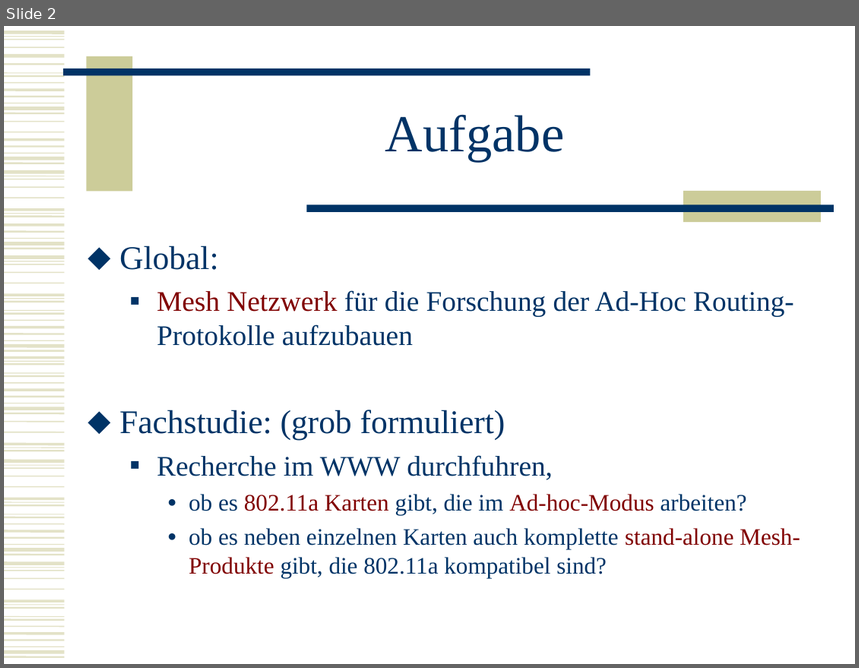
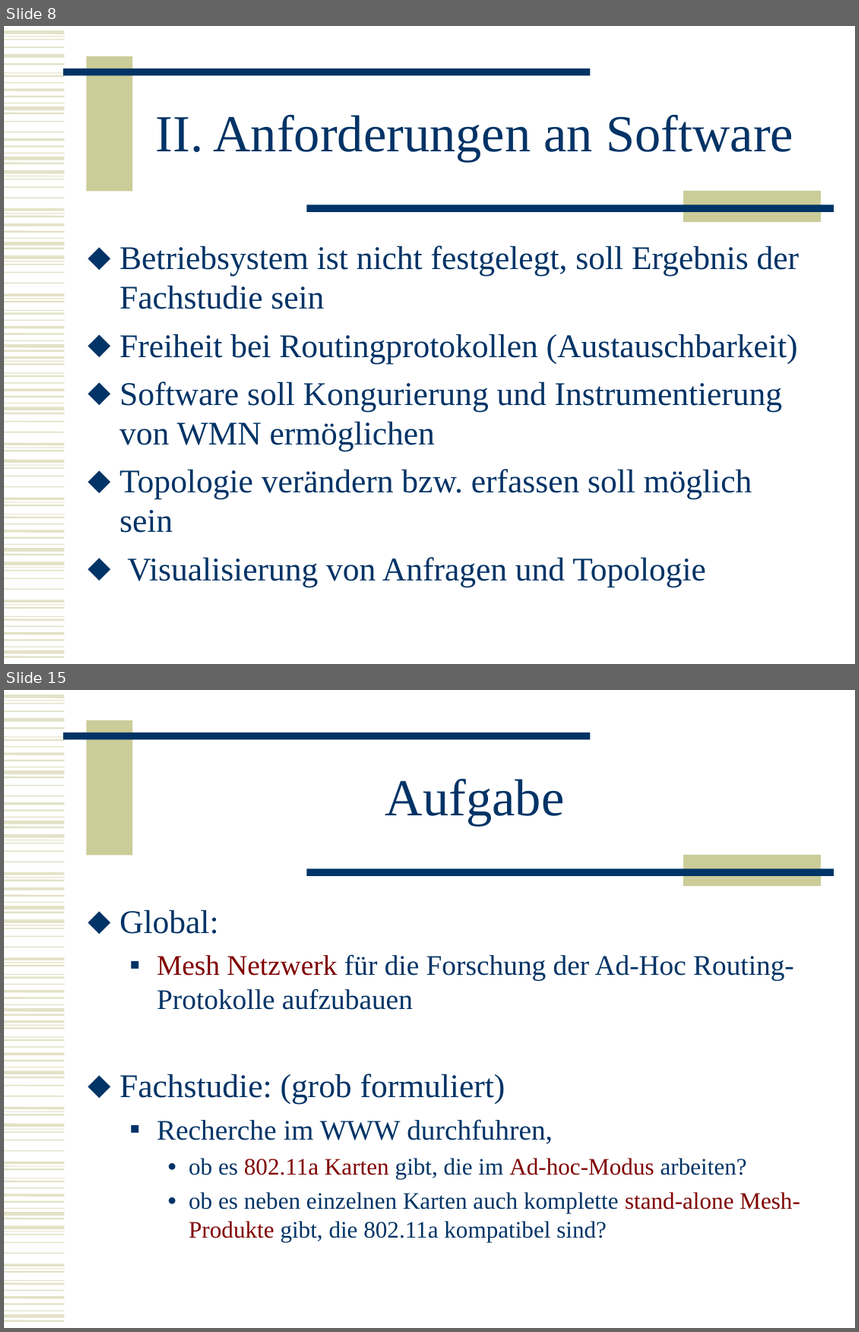
Before and after one commit to BackupTheBerlios/mesh2nexus-svn, a slide deck: documents/folien/MeshNew.ppt. Shown one above the other, each under a label of ours: slide 2 before the commit, slides 8 and 15 after it; the slides between them are not shown. The pictures are 859x668 and 859x1332 pixels, drawn with LibreOffice and Linux fonts; fonts in the diff are those of the drawing. Boxes give left, top, right and bottom in pixels: in the first picture for what was removed or moved away, otherwise in the second. Text is boxed around its words. In the diff, an @@ line names an element or a change of style, - is before the commit and + after.

```diff
--- a/documents/folien/MeshNew.ppt
+++ b/documents/folien/MeshNew.ppt
@@ slide 8 added at [4,26,855,664], background #FFFFFF; not listed: 102 template elements that a slide beside it also shows @@
@@ title added at [155,115,794,162], 44 pt, text #003366 @@
+II. Anforderungen an Software
@@ text added at [120,246,800,587], 28 pt, text #003366 @@
+⬥ Betriebsystem ist nicht festgelegt, soll Ergebnis der Fachstudie sein
+⬥ Freiheit bei Routingprotokollen (Austauschbarkeit)
+⬥ Software soll Kongurierung und Instrumentierung von WMN ermöglichen
+⬥ Topologie verändern bzw. erfassen soll möglich sein
+⬥ Visualisierung von Anfragen und Topologie
@@ what was slide 2 is now slide 15 @@
```
Also in this commit, not shown: 1 slide changed, 15 other slides added, 1 slide removed.
